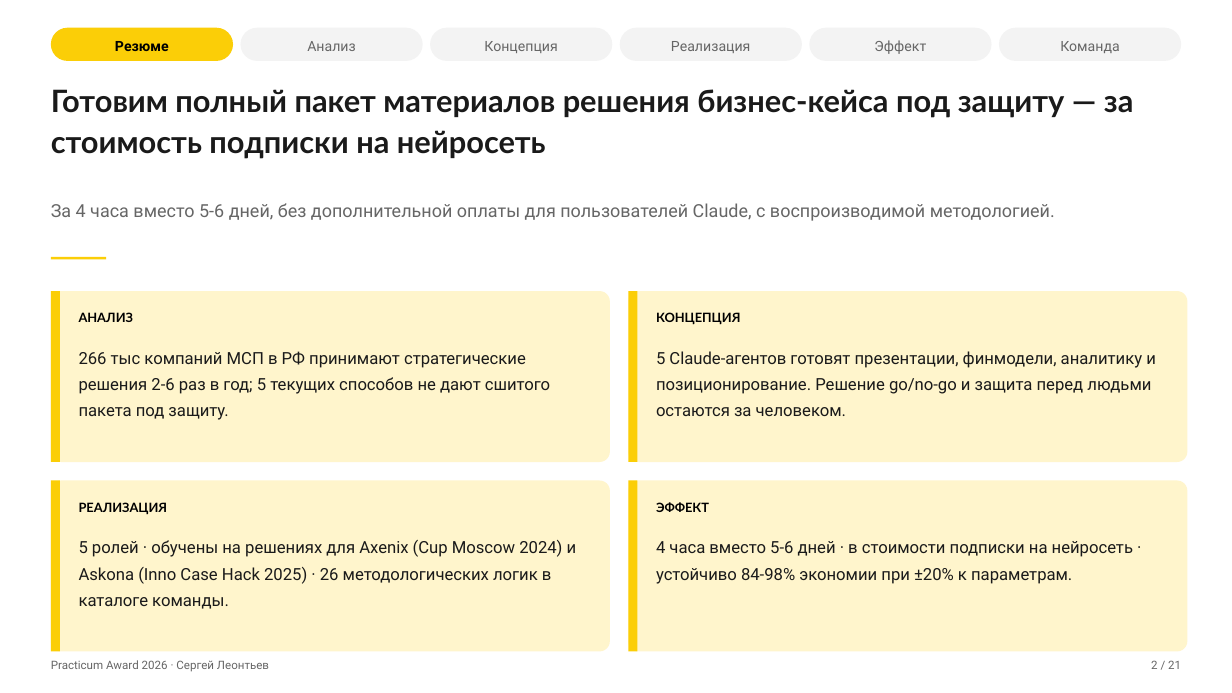
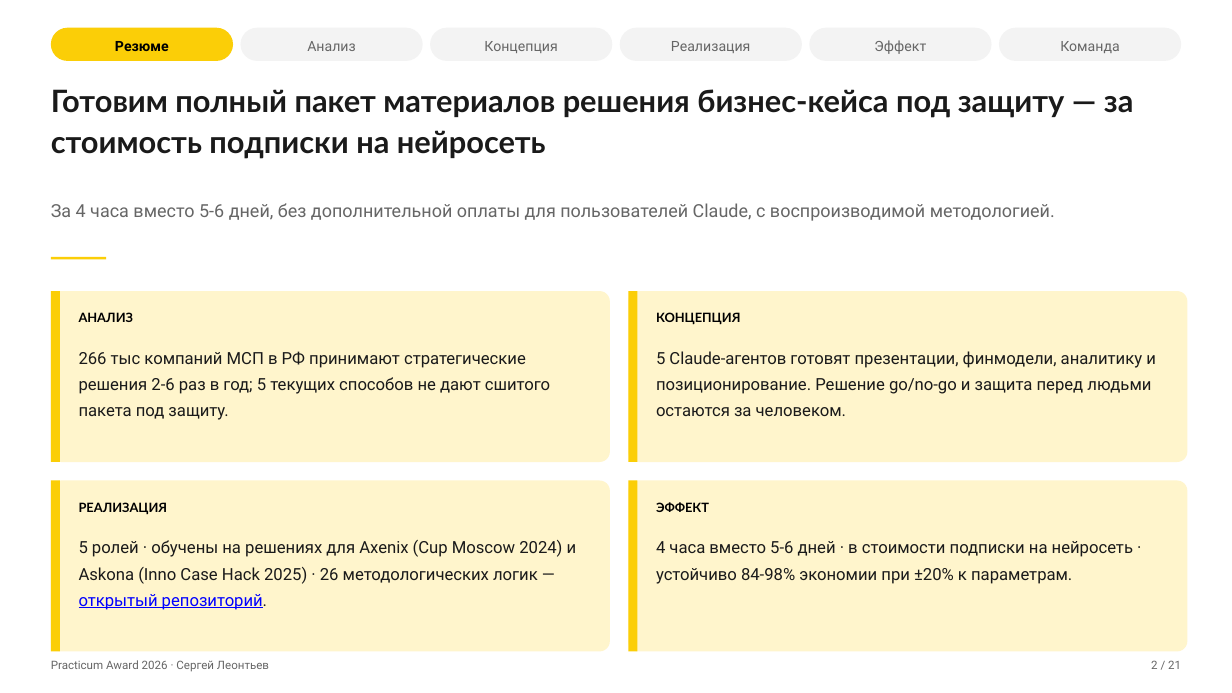
Before and after one commit to Suprrllys/case-team, a slide deck: slide 2 of presentation/practicum-award-2026-case-team.pptx. Drawn at 1232x693 pixels with LibreOffice and Linux fonts; fonts in the diff are those of the drawing. Boxes give left, top, right and bottom in pixels: in the first picture for what was removed or moved away, otherwise in the second. Text is boxed around its words. In the diff, an @@ line names an element or a change of style, - is before the commit and + after.

```diff
--- a/presentation/practicum-award-2026-case-team.pptx
+++ b/presentation/practicum-award-2026-case-team.pptx
@@ text at (x1=79, y1=540, x2=577, y2=610): text changed @@
-5 ролей · обучены на решениях для Axenix (Cup Moscow 2024) и Askona (Inno Case Hack 2025) · 26 методологических логик в каталоге команды.
+5 ролей · обучены на решениях для Axenix (Cup Moscow 2024) и Askona (Inno Case Hack 2025) · 26 методологических логик — открытый репозиторий.
```
Also in this commit, not shown: 7 other slides changed, 2 other files.
